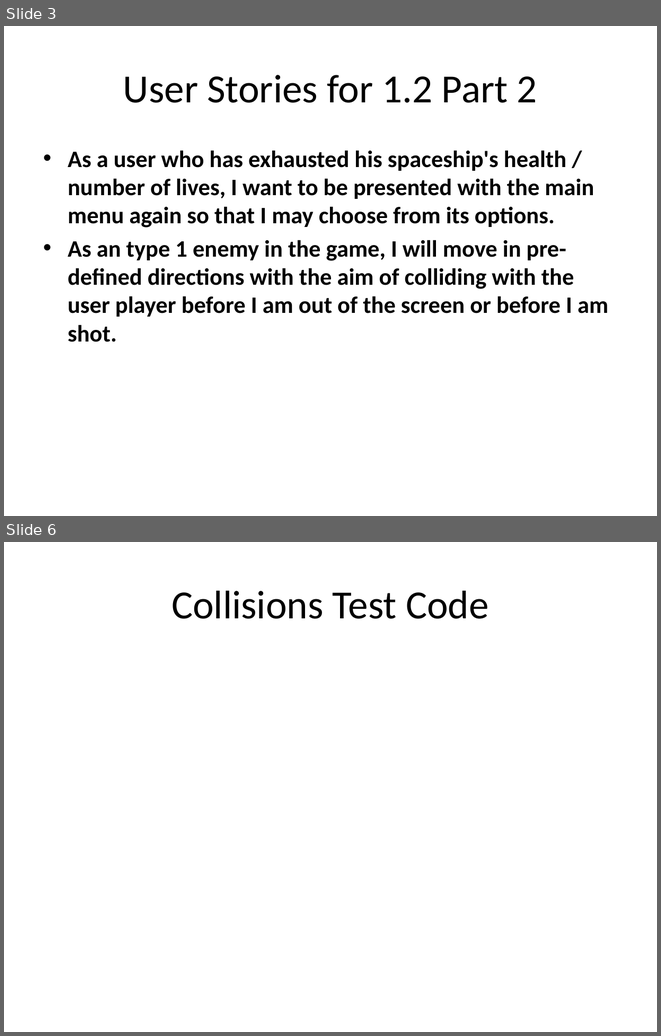
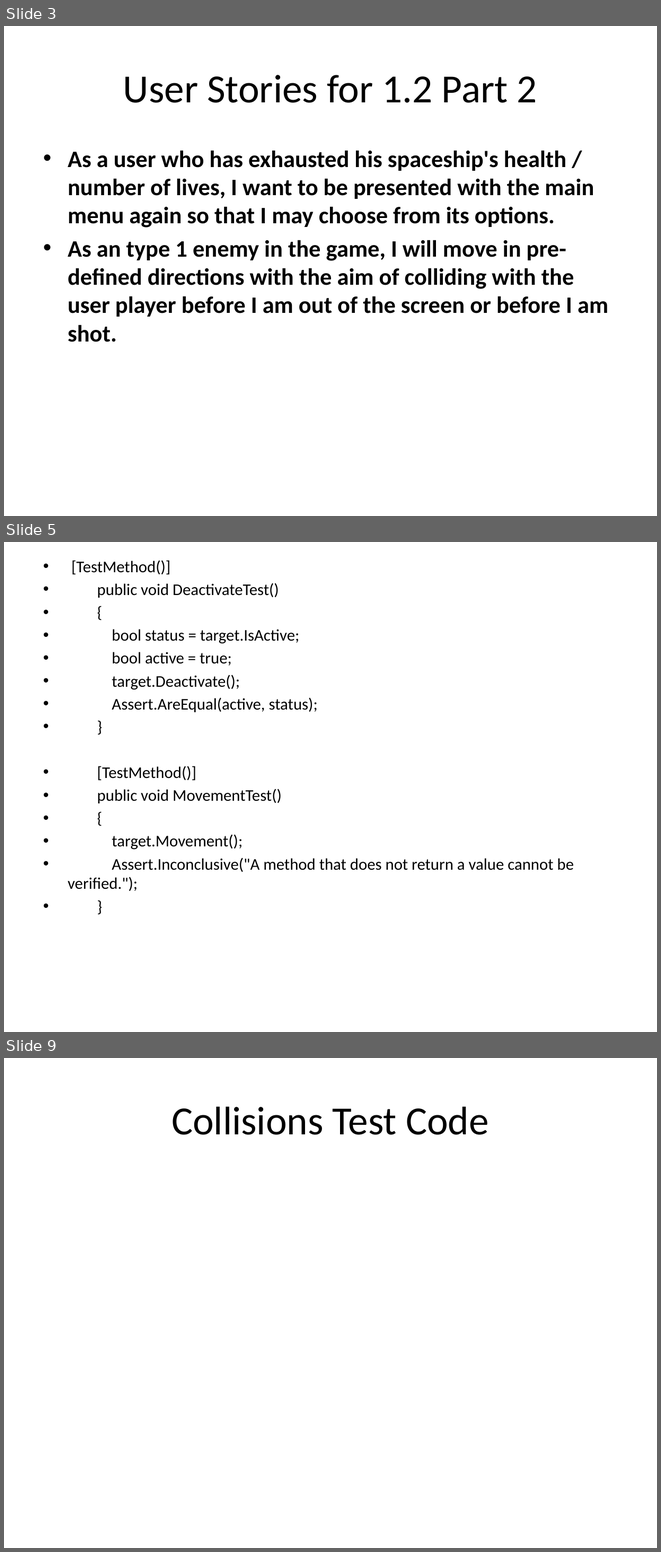
Before and after one commit to csce3513/Team15, a slide deck: Project Starfighter 1.2.pptx. Shown one above the other, each under a label of ours: slides 3 and 6 before the commit, slides 3, 5 and 9 after it; the slides between them are not shown. The pictures are 661x1036 and 661x1552 pixels, drawn with LibreOffice and Linux fonts; fonts in the diff are those of the drawing; background and template pictures are left out. Boxes give left, top, right and bottom in pixels: in the first picture for what was removed or moved away, otherwise in the second. Text is boxed around its words. In the diff, an @@ line names an element or a change of style, - is before the commit and + after.

```diff
--- a/Project Starfighter 1.2.pptx
+++ b/Project Starfighter 1.2.pptx
@@ slide 5 added at <box>4,542,657,1032</box>, background picture (left out) @@
@@ text added at <box>71,560,574,872</box>, 18 pt, text #000000 @@
+• [TestMethod()]
+• public void DeactivateTest()
+• {
+• bool status = target.IsActive;
+• bool active = true;
+• target.Deactivate();
+• Assert.AreEqual(active, status);
+• }
+• [TestMethod()]
+• public void MovementTest()
+• {
+• target.Movement();
+• Assert.Inconclusive("A method that does not return a value cannot be verified.");
+• }
@@ what was slide 6 is now slide 9 @@
```
Also in this commit, not shown: 3 slides changed, 3 other slides added, 4 slides removed, 46 other files.
